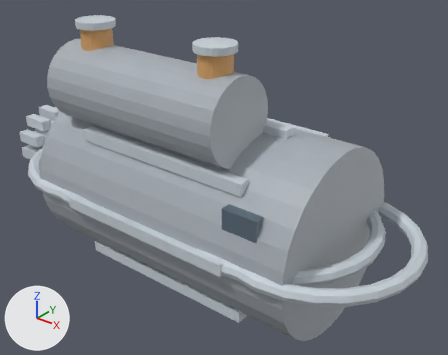
An edit to the glTF model dashboard/student/starting-system-lab/assets/3d/starter-motor-detailed-review.glb, drawn before and after from the same camera.
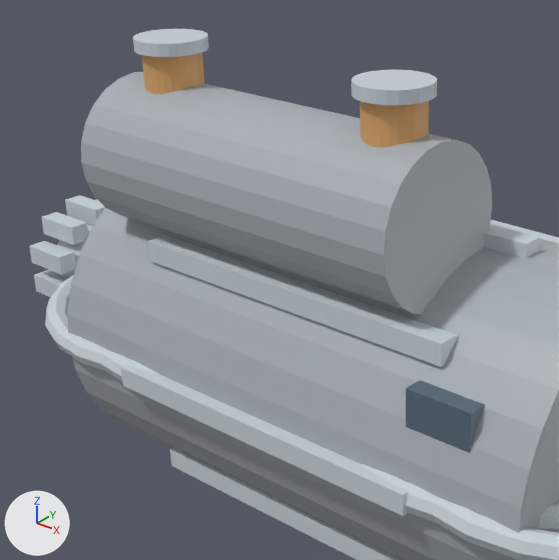
Each version is shown whole from a 50 mm lens placed at (3.12, -3.64, 2.49), pointed at (0.07, 0.17, 0.13), then close up on the part from 1% to 68% of the width and 0% to 85% of the height. Lighting does not change. The marker at lower left points along +X, +Y and +Z. The last two pictures show the newer version.
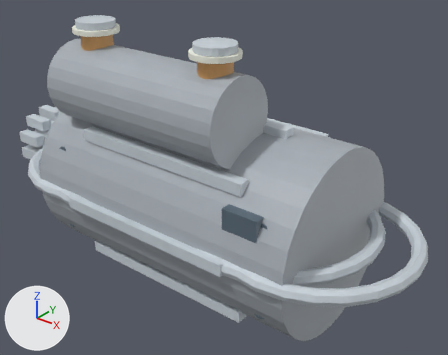
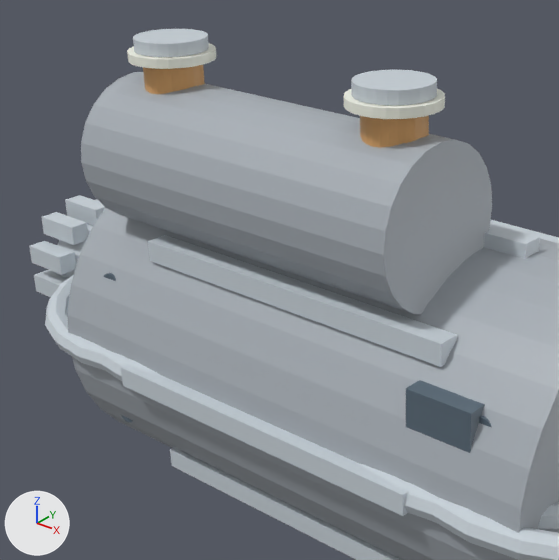
Where the change shows, as pixel boxes [x1, y1, x2, y2] in the close-ups (559 x 560 px):
part 1 of me_mesh_0, added (mostly hidden)
    after: [103, 273, 116, 281]
part 2 of me_mesh_0, added (mostly hidden)
    after: [479, 416, 492, 428]
part 3 of me_mesh_0, added
    after: [127, 43, 217, 69]
part 4 of me_mesh_0, added
    after: [343, 89, 445, 119]

Patch to the scene script:
```diff
--- a/dashboard/student/starting-system-lab/assets/3d/starter-motor-detailed-review.glb.py
+++ b/dashboard/student/starting-system-lab/assets/3d/starter-motor-detailed-review.glb.py
@@ me_mesh_0 @@
 # used by ob_mesh_0; location = (0.0, 0.0, 0.0)
-me_mesh_0.from_pydata(...)  # 1864 vertices, 3528 faces; spans x -2.22..1.94, y -0.82..0.89, z -1.11..1.46
+me_mesh_0.from_pydata(...)  # 2192 vertices, 4140 faces; spans x -2.22..1.94, y -0.82..0.89, z -1.11..1.46
+# me_mesh_0 part 1: a new loose piece, a 24-sided cylinder along y spanning x -1.11..-1.0, y -0.66..-0.54, z 0.28..0.4, in mat_defaultmaterial
+# me_mesh_0 part 2: a new loose piece, a 24-sided cylinder along y spanning x 1.0..1.12, y -0.66..-0.54, z 0.28..0.4, in mat_defaultmaterial
+# me_mesh_0 part 3: a new loose piece, a 24-sided cylinder along z spanning x -1.04..-0.66, y -0.53..-0.15, z 1.36..1.4, in mat_defaultmaterial
+# me_mesh_0 part 4: a new loose piece, a 24-sided cylinder along z spanning x 0.21..0.59, y -0.53..-0.15, z 1.36..1.4, in mat_defaultmaterial
+# other edits to the shape of me_mesh_0 do not show in these pictures
 me_mesh_0.materials.append(mat_defaultmaterial)
```
